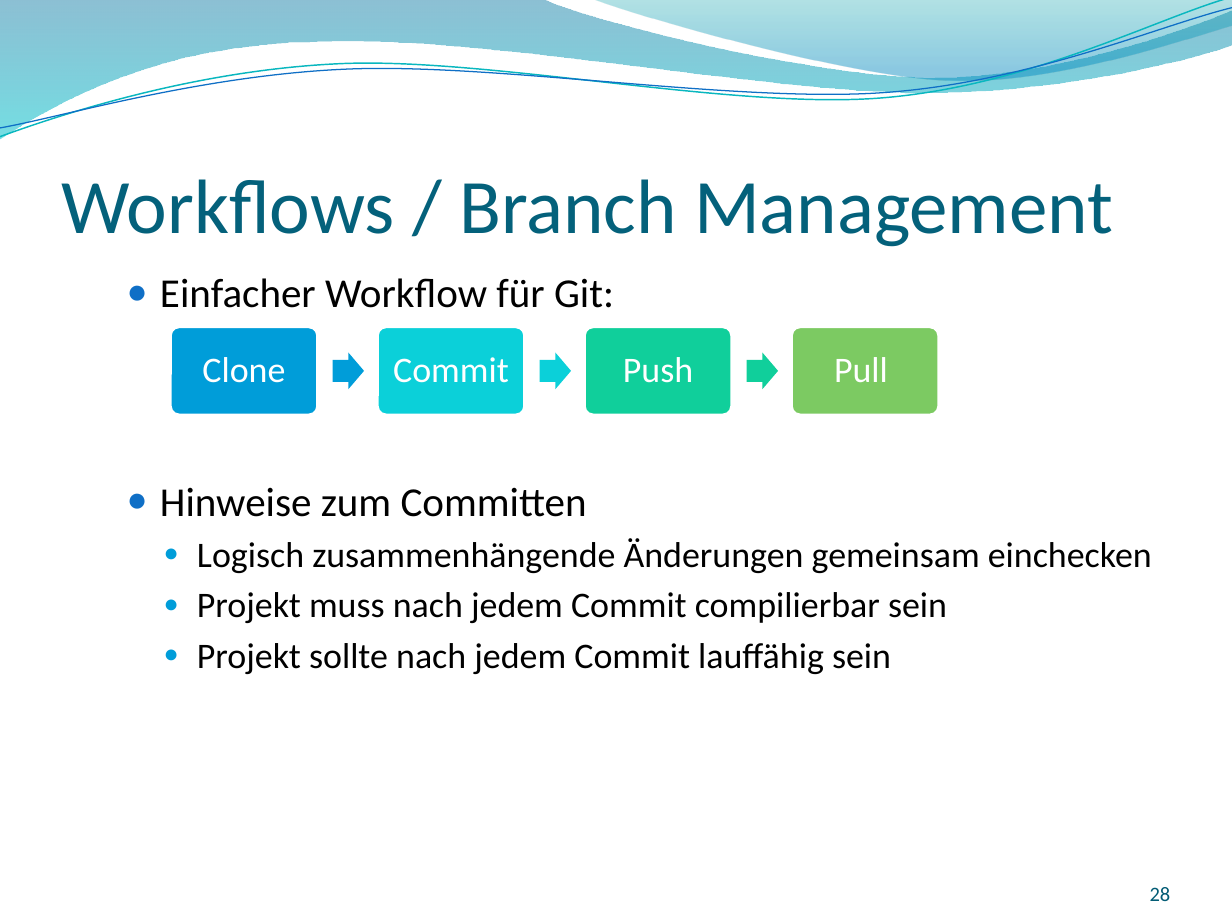
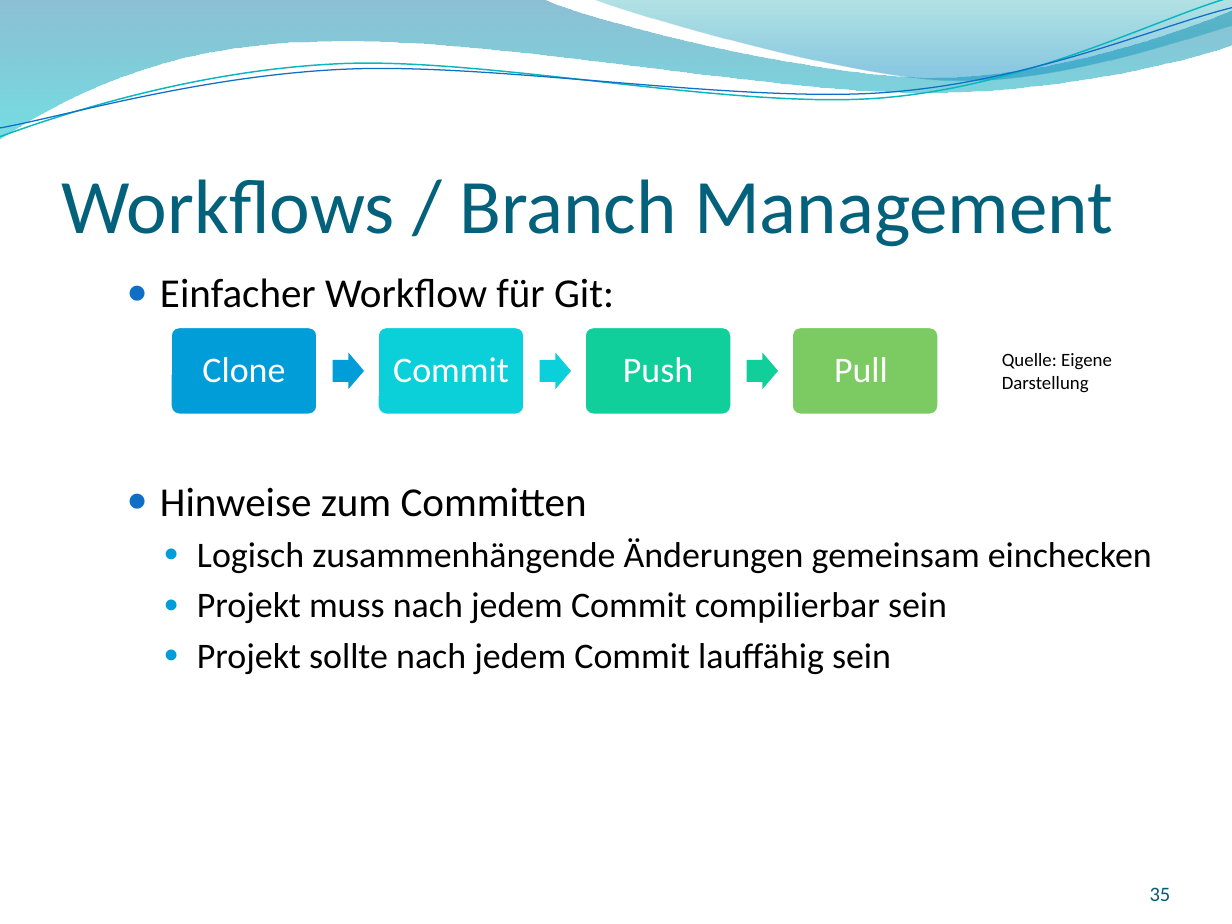
Before and after one commit to GitTyCat42/GITVortrag, a slide deck: slide 35 of SS2017_Git_2017-04-27_Nina-Stodolka_Johannes-Struzek.pptx (slide 28 before the commit). Drawn at 1232x924 pixels with LibreOffice and Linux fonts; fonts in the diff are those of the drawing; background and template pictures are left out. Boxes give left, top, right and bottom in pixels: in the first picture for what was removed or moved away, otherwise in the second. Text is boxed around its words. In the diff, an @@ line names an element or a change of style, - is before the commit and + after.

```diff
--- a/SS2017_Git_2017-04-27_Nina-Stodolka_Johannes-Struzek.pptx
+++ b/SS2017_Git_2017-04-27_Nina-Stodolka_Johannes-Struzek.pptx
@@ text added at (1002, 353, 1112, 393), 11 pt, text #000000 @@
+Quelle: Eigene Darstellung
@@ page number at (1150, 887, 1171, 901): text changed @@
-28
+35
```
Also in this commit, not shown: 16 other slides changed.
